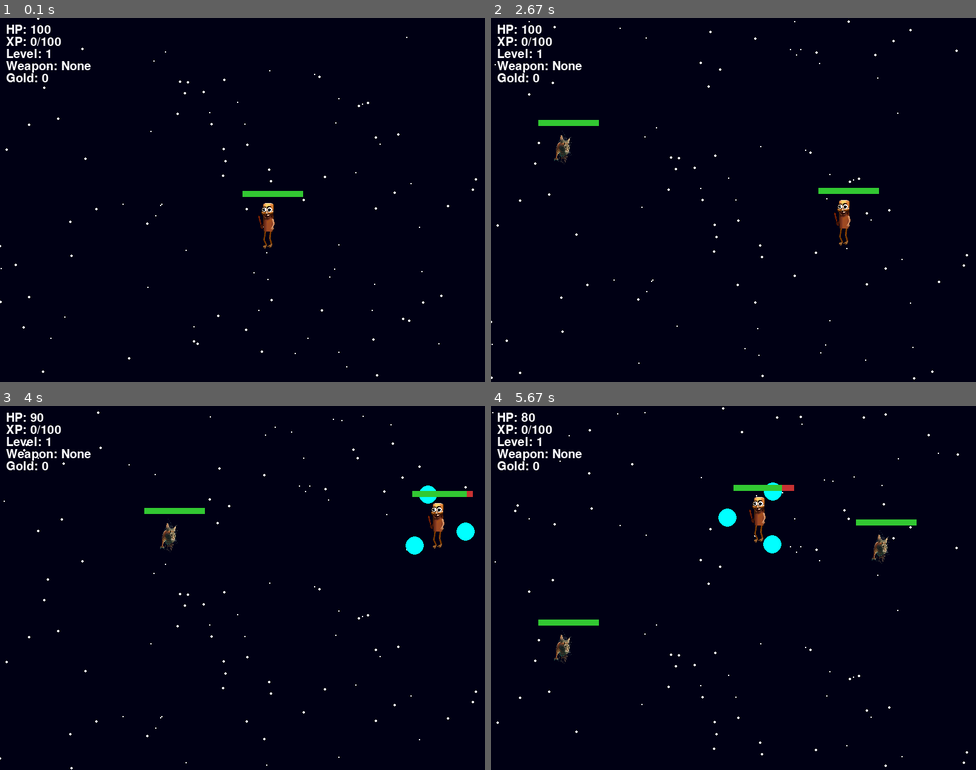
Above: before the commit, frames 1-4 (two rows, left to right).
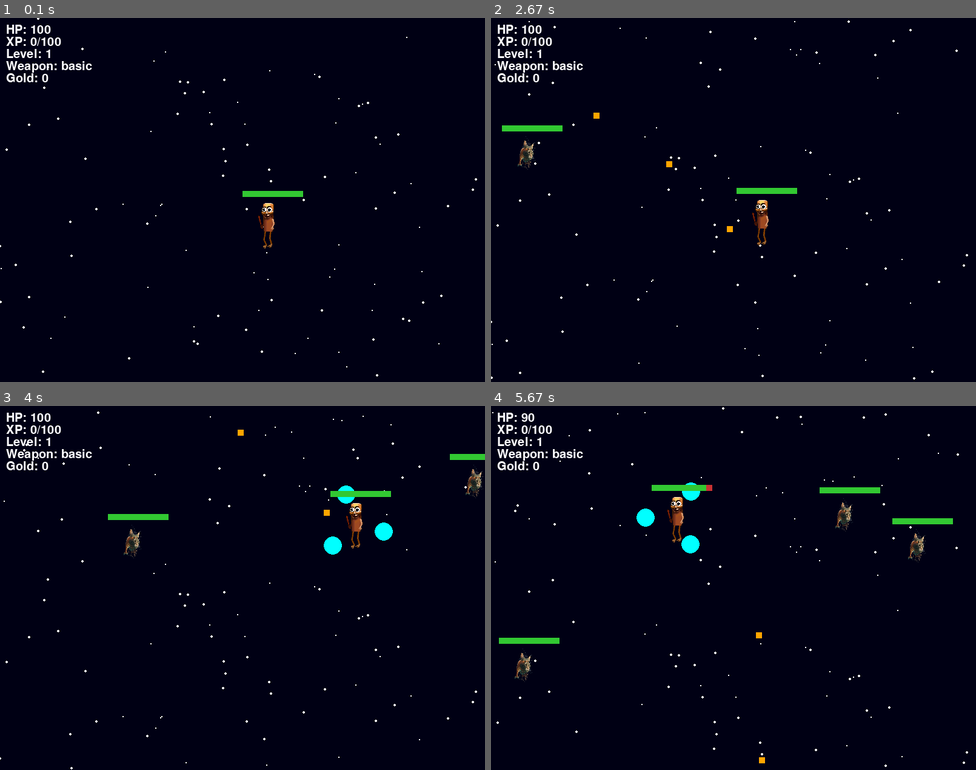
Above: after the commit, the same moments.

Repository: Ramahabir/pygame
Game: pygame game, started from game2.py
Two runs of this game, one before a commit and one after it. Both use one fixed random seed, a clock stepped at 60 frames per second and the inputs below.
Inputs (mouse positions are in pixels of both pictures, inside the frame that each line leads up to):
- Up to frame 1 (0.1 s): no input
- Up to frame 2 (2.67 s): hold Esc 0.33-0.8 s; hold D 0.33-0.8 s; hold Enter 0.83-1.3 s; hold Up 0.83-1.3 s; tap Space at 0.9, 1.2, 1.4, 1.7, 2.23, 2.53 s; hold P 1.33-1.8 s; hold W 1.33-1.8 s; move the mouse to (733, 221) at 1.37 s; tap Enter at 1.83 s; hold Esc 2.17-2.63 s; hold Up 2.17-2.63 s
- Up to frame 3 (4 s): hold W 2.67-3.13 s; move the mouse to (315, 460) at 2.7 s; tap Space at 2.73, 3.03, 3.57, 3.87 s; right-click (252, 464) at 3.22 s; hold D 3.5-3.97 s
- Up to frame 4 (5.67 s): hold A 4-4.53 s; tap Space at 4.07, 4.37, 4.63, 4.97, 5.27, 5.4 s; click (558, 577) at 4.08 s; hold S 4.57-4.87 s; click (738, 624) at 4.65 s; hold A 4.9-5.3 s; hold W from 5.33 s (still down); click (859, 646) at 5.42 s

The runs differ from the first frame. In frame 1, 0.1% of the frame differs, in the area x 12-19%, y 11-15%; in frame 2, 1.7%; in frame 3, 2.7%; in frame 4, 3.4%, in the area x 1-96%, y 1-99%.

Commit message:
modified:   game2.py

Diff:
--- a/app.py
+++ /dev/null
@@ -1,15 +0,0 @@
-from flask import Flask, render_template, send_from_directory
-import os
-
-app = Flask(__name__)
-
-@app.route('/')
-def index():
-    return render_template('index.html')
-
-@app.route('/static/<path:path>')
-def send_static(path):
-    return send_from_directory('static', path)
-
-if __name__ == '__main__':
-    app.run(debug=True)
--- a/game2.py
+++ b/game2.py
@@ -66,7 +66,7 @@
     "sniper": {"speed": 15, "cooldown": 40, "damage": 25}
 }
 
-current_weapon = None  # Player starts with no weapon
+current_weapon = "basic"  # Player starts with no weapon
 weapon_cooldown = 0
 
 projectiles = []
@@ -97,6 +97,35 @@
 player_gold = 0
 shop_active = False
 selected_item = 0
+
+# Pause menu variables
+pause_menu_active = False
+pause_selected_option = 0
+
+def draw_pause_menu():
+    # Draw semi-transparent background
+    pause_bg = pygame.Surface((WIDTH, HEIGHT))
+    pause_bg.fill(BLACK)
+    pause_bg.set_alpha(180)
+    screen.blit(pause_bg, (0, 0))
+
+    # Draw pause menu panel
+    panel_rect = pygame.Rect(WIDTH//4, HEIGHT//4 - 50, WIDTH//2, HEIGHT//2)
+    pygame.draw.rect(screen, BLACK, panel_rect)
+    pygame.draw.rect(screen, WHITE, panel_rect, 2)
+
+    # Draw pause menu title
+    draw_text("PAUSED", WIDTH//2 - 50, HEIGHT//4 - 30, WHITE, True)
+
+    # Menu options
+    options = ["Resume", "Restart", "Quit"]
+    for i, option in enumerate(options):
+        y_pos = HEIGHT//4 + 50 + i * 60
+        color = CYAN if i == pause_selected_option else WHITE
+        if i == pause_selected_option:
+            pygame.draw.rect(screen, GRAY, (WIDTH//4, y_pos - 5, WIDTH//2, 40))
+        draw_text(option, WIDTH//2 - 40, y_pos, color)
+
 
 def draw_health_bar(x, y, health, max_health):
     pygame.draw.rect(screen, RED, (x, y, 100, 10))
@@ -212,8 +241,8 @@
             star["y"] = 0
             star["x"] = random.randint(0, WIDTH)
 
-    # Input pemain (only if shop is not active)
-    if not shop_active:
+    # Input pemain (only if shop is not active and pause menu not active)
+    if not shop_active and not pause_menu_active:
         keys = pygame.key.get_pressed()
         dx = dy = 0
         if keys[pygame.K_w]: dy = -skills["speed"]
@@ -228,8 +257,43 @@
         if event.type == pygame.QUIT:
             running = False
         if event.type == pygame.KEYDOWN:
-            if event.key == pygame.K_p:  # Toggle shop
+            if event.key == pygame.K_p and not pause_menu_active:  # Toggle shop only if pause menu not active
                 shop_active = not shop_active
+
+            # Pause menu toggle with ESC key (only if shop not active)
+            if event.key == pygame.K_ESCAPE and not shop_active:
+                pause_menu_active = not pause_menu_active
+                pause_selected_option = 0  # Reset selection when toggling pause menu
+
+            if pause_menu_active:
+                if event.key == pygame.K_UP:
+                    pause_selected_option = (pause_selected_option - 1) % 3
+                elif event.key == pygame.K_DOWN:
+                    pause_selected_option = (pause_selected_option + 1) % 3
+                elif event.key == pygame.K_RETURN:
+                    if pause_selected_option == 0:  # Resume
+                        pause_menu_active = False
+                    elif pause_selected_option == 1:  # Restart
+                        # Reset game state variables
+                        player.x, player.y = WIDTH//2, HEIGHT//2
+                        player_health = max_health
+                        player_level = 1
+                        player_xp = 0
+                        xp_to_level = 100
+                        skills["fire_rate"] = 1
+                        skills["projectile_damage"] = 10
+                        skills["speed"] = 5
+                        current_weapon = "basic"
+                        weapon_cooldown = 0
+                        projectiles.clear()
+                        enemies.clear()
+                        powerups.clear()
+                        boss = None
+                        spawn_timer = 0
+                        boss_spawned = False
+                        pause_menu_active = False
+                    elif pause_selected_option == 2:  # Quit
+                        running = False
 
             # Shop controls
             if shop_active:
@@ -246,8 +310,8 @@
             if event.button == 3:  # Right click
                 orb_active = not orb_active  # Toggle orbs
 
-    # Only allow shooting if shop is not active and player has a weapon
-    if not shop_active and current_weapon:
+    # Only allow shooting if shop is not active and pause menu not active and player has a weapon
+    if not shop_active and not pause_menu_active and current_weapon:
         if keys[pygame.K_SPACE] and weapon_cooldown == 0:
             mx, my = pygame.mouse.get_pos()
             angle = math.atan2(my - player.centery, mx - player.centerx)
@@ -265,8 +329,8 @@
     if weapon_cooldown > 0:
         weapon_cooldown -= 1
 
-    # Only update projectiles and enemies if shop is not active
-    if not shop_active:
+    # Only update projectiles and enemies if shop is not active and pause menu not active
+    if not shop_active and not pause_menu_active:
         for proj in projectiles[:]:
             proj["rect"].x += proj["dx"]
             proj["rect"].y += proj["dy"]
@@ -292,8 +356,8 @@
                     projectiles.remove(proj)
                     break
 
-    # Only update boss if shop is not active
-    if not shop_active:
+    # Only update boss if shop is not active and pause menu not active
+    if not shop_active and not pause_menu_active:
         if not boss_spawned and player_level >= 5:
             boss = {"rect": pygame.Rect(100, 100, 80, 80), "health": 500, "damage": 20}
             boss_spawned = True
@@ -316,8 +380,8 @@
             screen.blit(boss_img, boss["rect"].topleft)
             draw_health_bar(boss["rect"].x, boss["rect"].y - 10, boss["health"], 500)
 
-    # Only spawn enemies if shop is not active
-    if not shop_active:
+    # Only spawn enemies if shop is not active and pause menu not active
+    if not shop_active and not pause_menu_active:
         spawn_timer += 1
         if spawn_timer >= 60:
             enemies.append(spawn_enemy())
@@ -341,8 +405,8 @@
         player_xp -= xp_to_level
         level_up()
 
-    # Update game state only if shop is not active
-    if not shop_active:
+    # Update game state only if shop is not active and pause menu not active
+    if not shop_active and not pause_menu_active:
         # Update and draw orbs
         if orb_active:
             # Update orb positions
@@ -378,9 +442,12 @@
 
         for proj in projectiles:
             pygame.draw.rect(screen, ORANGE, proj["rect"])
-    else:
+    elif shop_active:
         # Draw shop UI when active
         draw_shop()
+    elif pause_menu_active:
+        # Draw pause menu UI when active
+        draw_pause_menu()
 
     # UI
     draw_text(f"HP: {player_health}", 10, 10)
Not shown, added: pygame.rar
